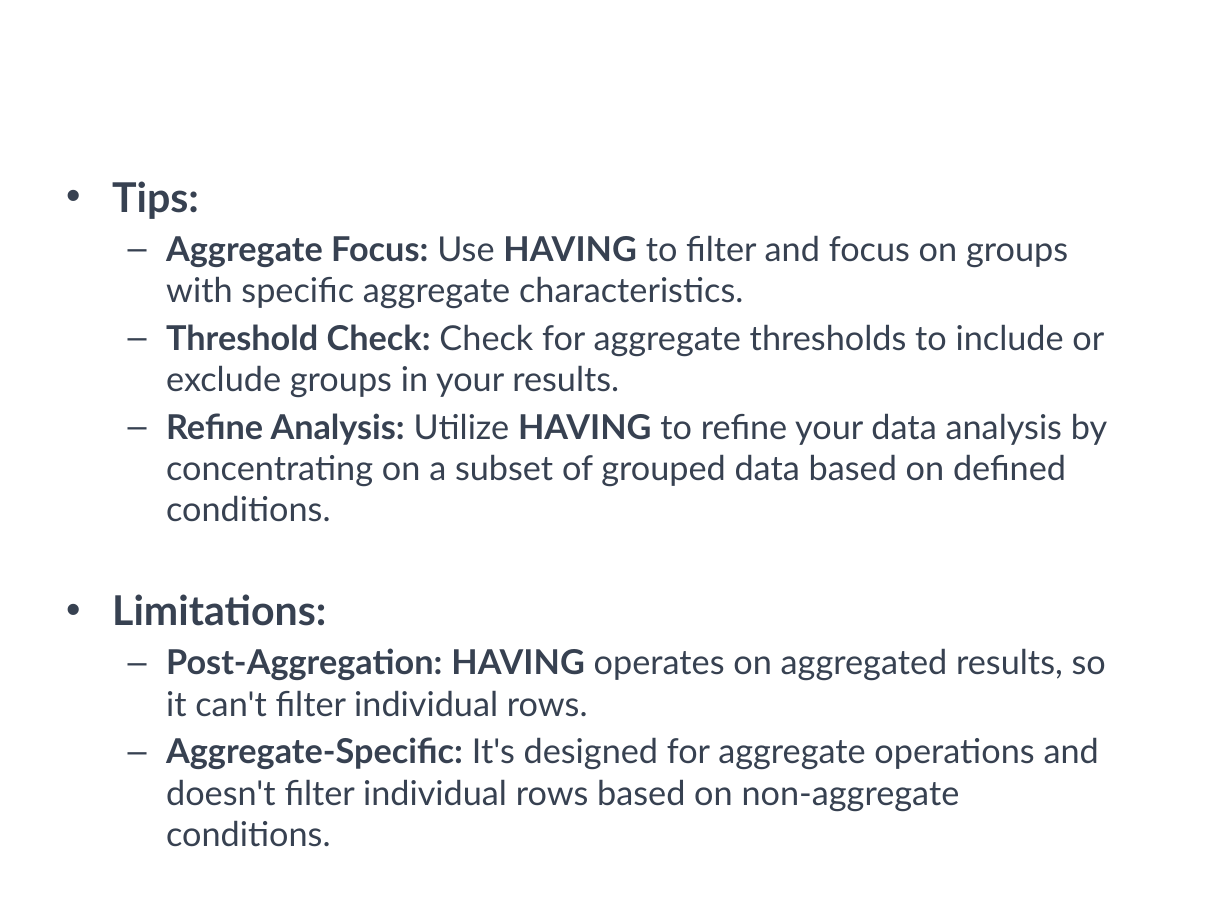
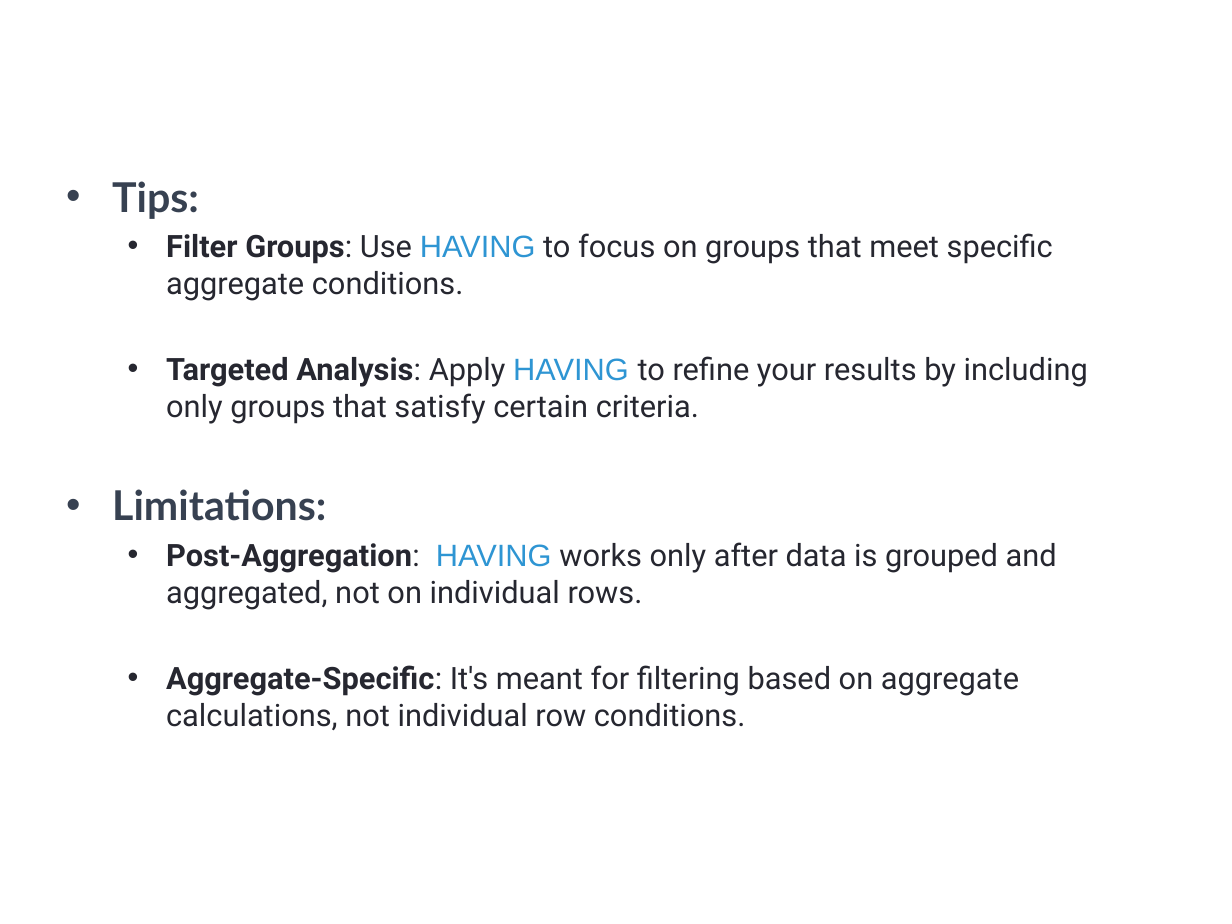
Before and after one commit to a099954/ABC-Program, a slide deck: slide 13 of SQL/Day 3 Aggregates/Aggregates.pptx (slide 23 before the commit). Drawn at 1232x924 pixels with LibreOffice and Linux fonts; fonts in the diff are those of the drawing; background and template pictures are left out. Boxes give left, top, right and bottom in pixels: in the first picture for what was removed or moved away, otherwise in the second. Text is boxed around its words. In the diff, an @@ line names an element or a change of style, - is before the commit and + after.

```diff
--- a/SQL/Day 3 Aggregates/Aggregates.pptx
+++ b/SQL/Day 3 Aggregates/Aggregates.pptx
@@ text at <box>166,233,1088,424</box>: text changed; size 20 to 18 pt; font Lato to Roboto; text colour #374151 to #262730 @@
-  – Aggregate Focus: Use HAVING to filter and focus on groups with specific aggregate characteristics.
-  – Threshold Check: Check for aggregate thresholds to include or exclude groups in your results.
-  – Refine Analysis: Utilize HAVING to refine your data analysis by concentrating on a subset of grouped data based on defined conditions.
+  • Filter Groups: Use HAVING to focus on groups that meet specific aggregate conditions.
+  • Targeted Analysis: Apply HAVING to refine your results by including only groups that satisfy certain criteria.
@@ text at <box>166,542,1057,730</box>: text changed; size 20 to 18 pt; font Lato to Roboto; text colour #374151 to #262730 @@
-  – Post-Aggregation: HAVING operates on aggregated results, so it can't filter individual rows.
-  – Aggregate-Specific: It's designed for aggregate operations and doesn't filter individual rows based on non-aggregate conditions.
+  • Post-Aggregation: HAVING works only after data is grouped and aggregated, not on individual rows.
+  • Aggregate-Specific: It's meant for filtering based on aggregate calculations, not individual row conditions.
```
Also in this commit, not shown: 12 other slides changed, 4 slides added, 14 slides removed, 7 other files.
